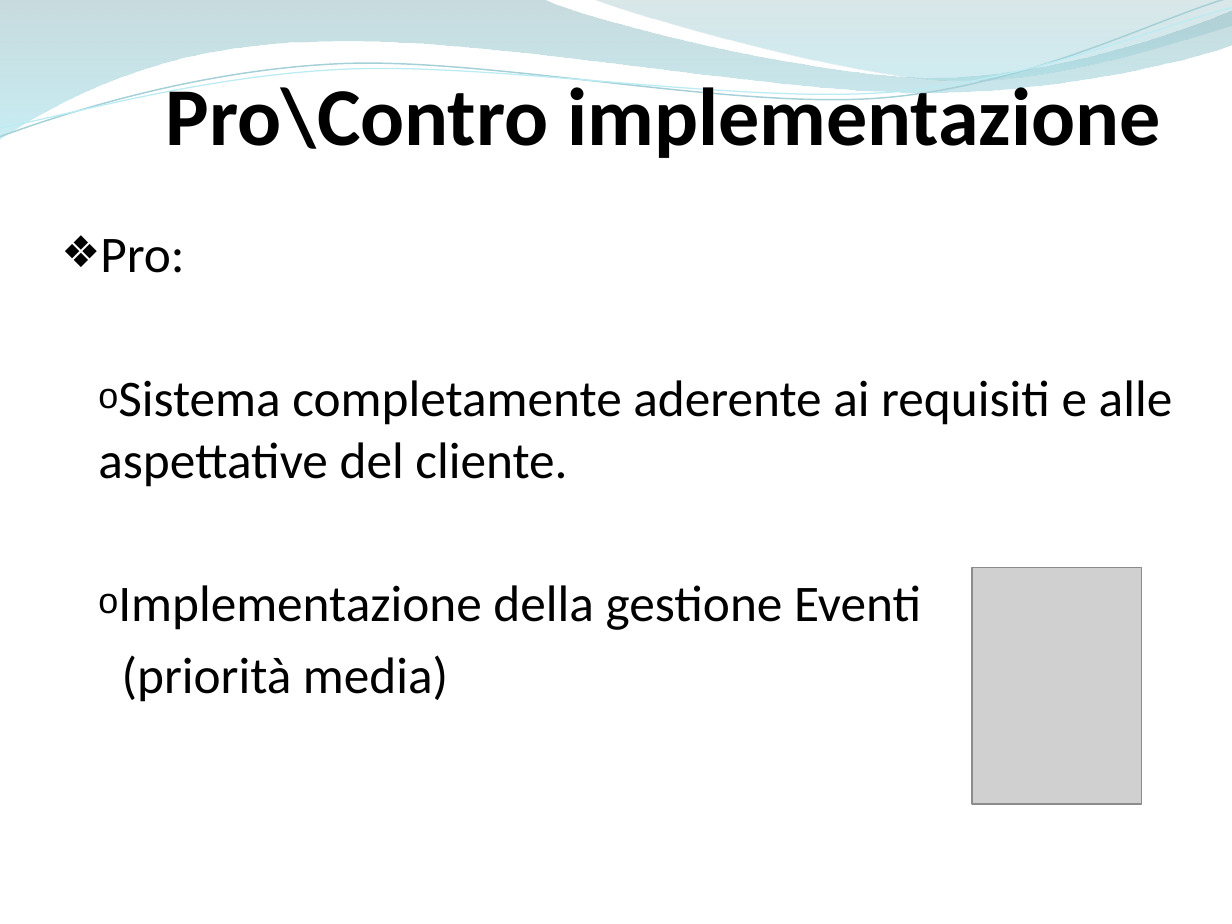
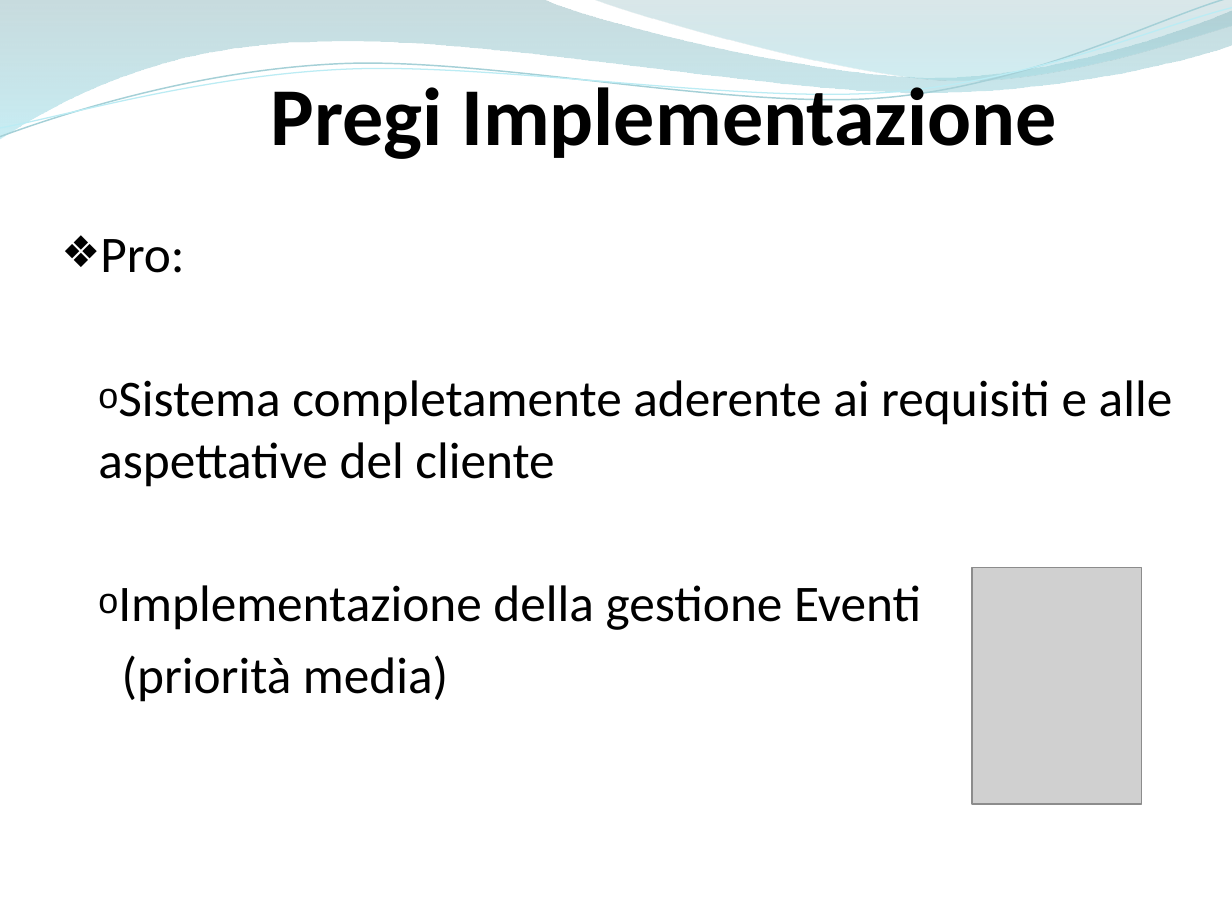
Before and after one commit to ammirate/at-silo, a slide deck: slide 32 of Presentazione/Atsilo3/Atsilo_H_PresentazioneFinale.pptx. Drawn at 1232x924 pixels with LibreOffice and Linux fonts; fonts in the diff are those of the drawing; grey boxes stand for pictures. Boxes give left, top, right and bottom in pixels: in the first picture for what was removed or moved away, otherwise in the second. Text is boxed around its words. In the diff, an @@ line names an element or a change of style, - is before the commit and + after.

```diff
--- a/Presentazione/Atsilo3/Atsilo_H_PresentazioneFinale.pptx
+++ b/Presentazione/Atsilo3/Atsilo_H_PresentazioneFinale.pptx
@@ text at [270, 78, 1057, 159]: text changed @@
-Pro\Contro implementazione
+Pregi Implementazione
@@ text at [98, 380, 1173, 487]: text changed @@
-    o Sistema completamente aderente ai requisiti e alle aspettative del cliente.
+    o Sistema completamente aderente ai requisiti e alle aspettative del cliente
```
Also in this commit, not shown: 5 other slides changed.
